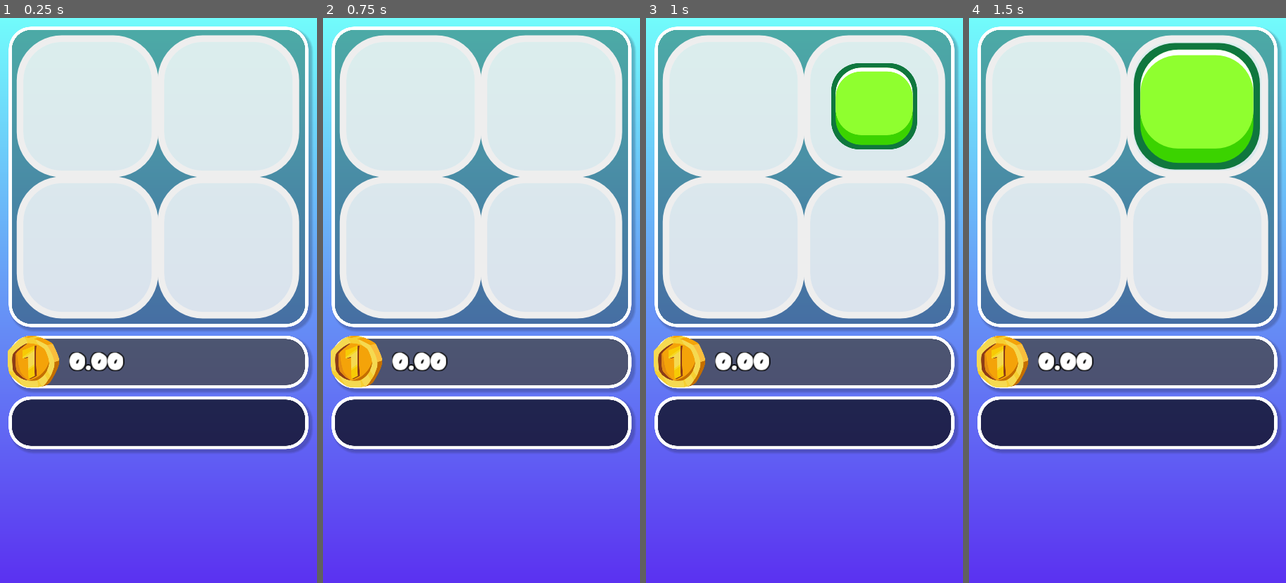
Above: before the commit, frames 1-4 (left to right).
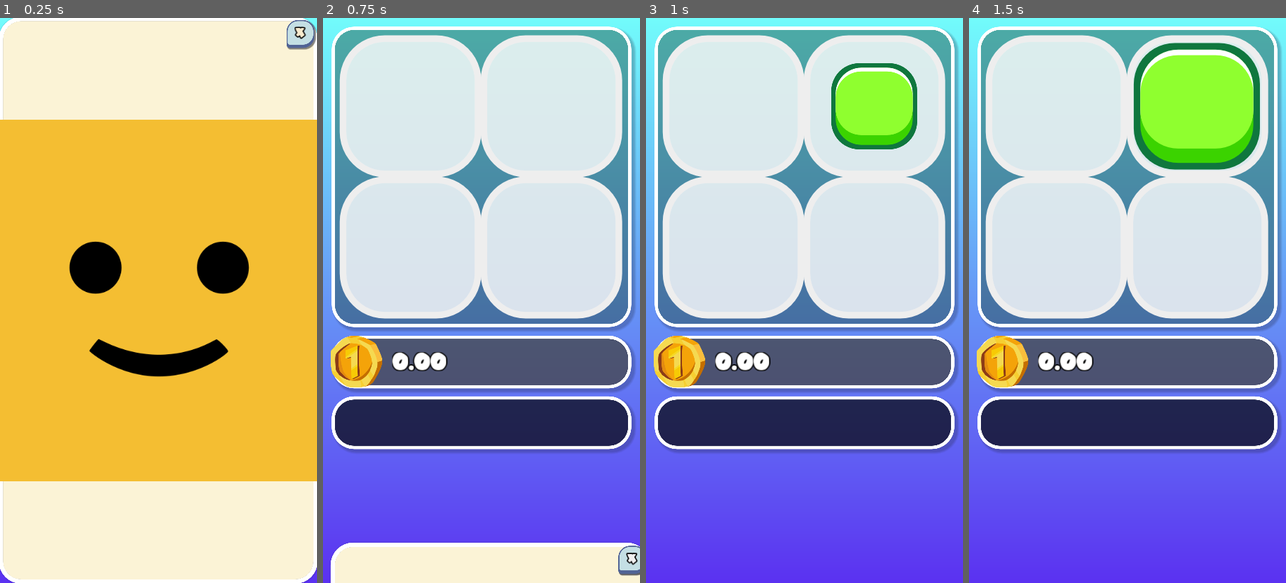
Above: after the commit, the same moments.

Repository: TimothyAlexisVass/a-game
Game: Godot game, scene res://scenes/main.tscn
Same seed, same stepped clock (60 frames per second), same inputs: the game is played once before the commit and once after it.
Inputs (mouse positions are in pixels of both pictures, inside the frame that each line leads up to):
- Up to frame 1 (0.25 s): no input
- Up to frame 2 (0.75 s): click (624, 34) at 0.5 s, where only the run after the commit has a clickable "X"
- Up to frame 3 (1 s): no input
- Up to frame 4 (1.5 s): move the mouse to (1197, 272) at 1.27 s; hold Right (ui_right) from 1.28 s (still down); click (1197, 272) at 1.42 s

The runs differ from the first frame. In frame 1, 98% of the frame differs, in the area x 0-100%, y 0-100%; in frame 2, 6.9%; in frame 3, nothing differs; in frame 4, nothing differs.

Commit message:
Added splash screen.

Diff:
--- a/scenes/main.tscn
+++ b/scenes/main.tscn
@@ -11,6 +11,7 @@
 [ext_resource path="res://scripts/scroll_container.gd" type="Script" id=9]
 [ext_resource path="res://assets/recycle.svg" type="Texture" id=10]
 [ext_resource path="res://assets/main_theme.theme" type="Theme" id=11]
+[ext_resource path="res://icon.png" type="Texture" id=12]
 [ext_resource path="res://scripts/upgrades.gd" type="Script" id=13]
 [ext_resource path="res://scripts/achievements.gd" type="Script" id=15]
 [ext_resource path="res://assets/achievements.svg" type="Texture" id=16]
@@ -122,6 +123,8 @@
 
 [sub_resource type="ImageTexture" id=16]
 
+[sub_resource type="ImageTexture" id=24]
+
 [sub_resource type="ShaderMaterial" id=17]
 shader = ExtResource( 17 )
 shader_param/radius = 0.0
@@ -512,6 +515,7 @@
 margin_bottom = 1220.76
 rect_scale = Vector2( 0.35, 0.35 )
 texture_normal = ExtResource( 16 )
+texture_disabled = SubResource( 24 )
 __meta__ = {
 "_edit_group_": true,
 "_edit_use_anchors_": false
@@ -776,6 +780,45 @@
 valign = 1
 autowrap = true
 
+[node name="Splash" type="Panel" parent="."]
+margin_right = 576.0
+margin_bottom = 1024.0
+custom_styles/panel = SubResource( 18 )
+__meta__ = {
+"_edit_use_anchors_": false
+}
+
+[node name="Border" type="Panel" parent="Splash"]
+anchor_right = 1.0
+anchor_bottom = 1.0
+margin_left = -2.0
+margin_top = -2.0
+margin_right = 1.0
+margin_bottom = 1.00006
+mouse_filter = 2
+custom_styles/panel = SubResource( 19 )
+__meta__ = {
+"_edit_lock_": true,
+"_edit_use_anchors_": false
+}
+
+[node name="CloseButton" type="Button" parent="Splash" groups=[
+"user_interface_button",
+]]
+margin_left = 521.0
+margin_top = 4.0
+margin_right = 571.0
+margin_bottom = 54.0
+theme = ExtResource( 11 )
+text = "X"
+__meta__ = {
+"_edit_use_anchors_": false
+}
+
+[node name="Sprite" type="Sprite" parent="Splash"]
+position = Vector2( 288, 512 )
+texture = ExtResource( 12 )
+
 [node name="HTTPRequestSave" type="HTTPRequest" parent="."]
 
 [node name="HTTPRequestLoad" type="HTTPRequest" parent="."]
--- a/scripts/achievements.gd
+++ b/scripts/achievements.gd
@@ -101,13 +101,13 @@
 func _progress_events(achievement):
 	match(achievement.level):
 		0:
+			Main.achievements_button.visible = Global.data.coins >= 0.3
 			if Global.data.coins >= 0.3:
-				Main.achievements_button.visible = Global.data.coins >= 0.3
 				achievement.level += 1
 				Main.display_notification("Achievements enabled")
 		1:
+			Main.upgrades_button.disabled = Global.data.coins < 1
 			if Global.data.coins >= 1:
-				Main.upgrades_button.disabled = Global.data.coins < 1
 				Main.move_info.visible = true
 				get_node("/root/main/Info/CoinsInfo/Margin/CoinsContainer/IncomeLabel").visible = true
 				get_node("/root/main/Info/CoinsInfo/Margin/CoinsContainer/PerSecondLabel").visible = true
--- a/scripts/main.gd
+++ b/scripts/main.gd
@@ -47,6 +47,8 @@
 
 func _ready():
 	Main.recycle_button.visible = false
+	Main.achievements_button.visible = false
+	Main.upgrades_button.disabled = true
 	if http_request_save.connect("request_completed", self, "_on_save_request_completed") == 0:
 		print("HTTPRequestSave connected")
 	if http_request_load.connect("request_completed", self, "_on_load_request_completed") == 0:
@@ -293,7 +295,6 @@
 func _on_load_request_completed(_result, response_code, _header, body):
 	if body.get_string_from_utf8() == "Unable to open file.":
 		print("Server was unable to open file.")
-		return
 	elif response_code == 200:
 		print("Data successfully retrieved")
 	load_string = body.get_string_from_utf8()
@@ -303,7 +304,6 @@
 
 	if typeof(data) == TYPE_DICTIONARY:
 		Global.data = data
-#		Global.data.coins = 99
 		print("Board size: " + str(Global.data.board_size))
 		Main.set_income()
 		Main.set_total()
@@ -319,9 +319,8 @@
 		get_node("/root/main/Info/CoinsInfo/Margin/CoinsContainer/IncomeLabel").visible = false
 		get_node("/root/main/Info/CoinsInfo/Margin/CoinsContainer/PerSecondLabel").visible = false
 		get_node("/root/main/Info/CoinsInfo/Margin/CoinsContainer/Parenthesis").visible = false
-		Main.achievements_button.visible = false
-		Main.upgrades_button.disabled = true
-
+
+	print("got here")
 	set_moves()
 	set_total()
 
Not shown: 1 places in scenes/main.tscn that only renumber resources
